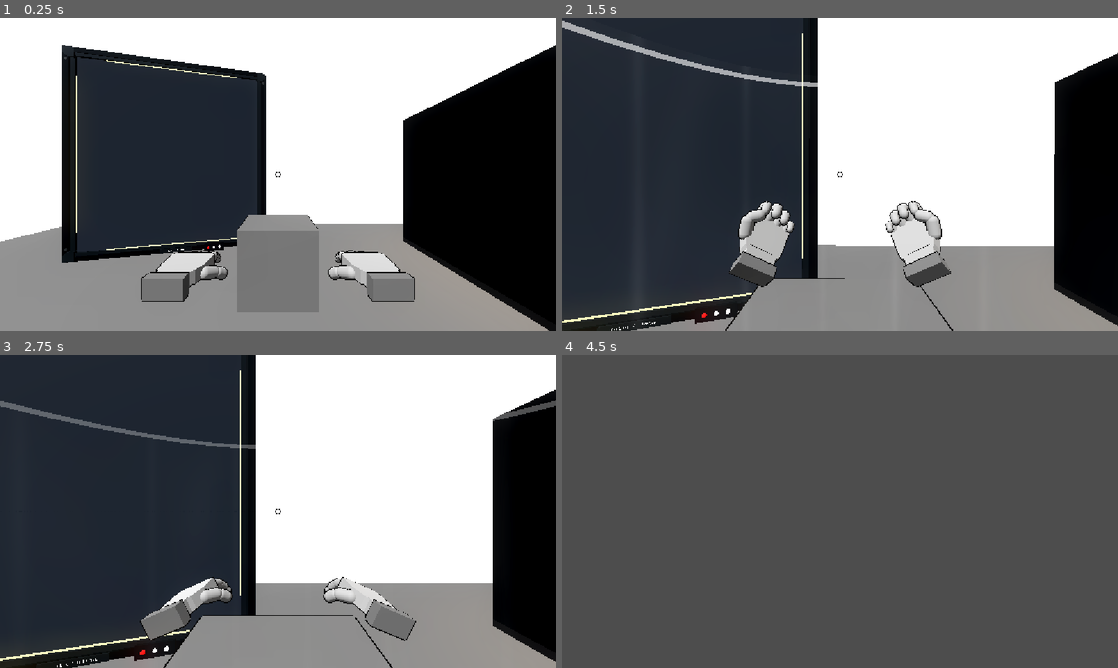
Above: before the commit, frames 1-4 (two rows, left to right).
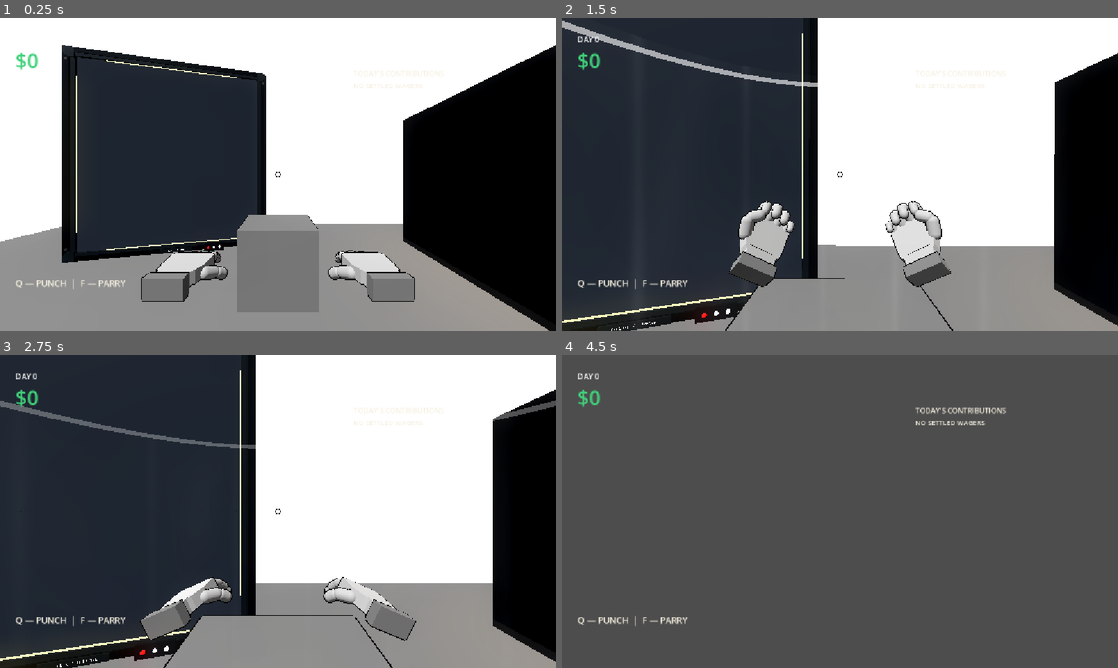
Above: after the commit, the same moments.

Repository: greedisfaust/fowl-play-project
Game: Godot game, scene res://arena/test_arena.tscn
Same seed, same stepped clock (60 frames per second), same inputs: the game is played once before the commit and once after it.
Inputs (mouse positions are in pixels of both pictures, inside the frame that each line leads up to):
- Up to frame 1 (0.25 s): no input
- Up to frame 2 (1.5 s): tap Enter at 0.5 s; move the mouse to (867, 174) at 0.52 s; hold E (interact) 0.53-1.28 s; hold W (move_forward) from 0.53 s (still down); click (867, 174) at 0.67 s; tap Space (jump) at 0.77 s; move the mouse to (812, 174) at 1.27 s; tap F (parry) at 1.35 s
- Up to frame 3 (2.75 s): keep holding W (move_forward); tap Space (jump) at 1.52 s; move the mouse to (289, 505) at 2.02 s; press the mouse at (289, 505) at 2.03 s
- Up to frame 4 (4.5 s): keep holding W (move_forward); move the mouse to (834, 517) at 2.77 s; release the mouse at (834, 517) at 2.78 s; tap Q (punch) at 2.85 s; click (834, 517) at 2.92 s; tap Space (jump) at 3.02, 3.77 s; move the mouse to (878, 514) at 3.52 s; hold Shift (sprint) 3.53-4.28 s; move the mouse to (795, 508) at 4.27 s; tap H at 4.35 s

The runs differ from the first frame. In frame 1, 0.3% of the frame differs, in the area x 2-77%, y 11-87%; in frame 2, 0.4%; in frame 3, 0.4%; in frame 4, 0.7%, in the area x 2-80%, y 5-87%.
Error after the commit: Invalid call. Nonexistent 'int' constructor. (res://ui/hud/casino_hud_controller.gd:255)

Commit message:
fix: match casino HUD paths to authored layout root

Diff:
--- a/fowl-play/ui/hud/casino_hud_controller.gd
+++ b/fowl-play/ui/hud/casino_hud_controller.gd
@@ -10,10 +10,10 @@
 const COLOR_TIMER_URGENT: Color = Color(0.91, 0.34, 0.31, 1.0)
 
 @export_group("Display Nodes")
-@export var day_label_path: NodePath = ^"MarginContainer/TopLeft/WalletStack/DayLabel"
-@export var wallet_label_path: NodePath = ^"MarginContainer/TopLeft/WalletStack/WalletLabel"
-@export var quota_label_path: NodePath = ^"MarginContainer/TopLeft/WalletStack/QuotaLabel"
-@export var timer_label_path: NodePath = ^"MarginContainer/TopCenter/TimerLabel"
+@export var day_label_path: NodePath = ^"MarginContainer/LayoutRoot/TopLeft/WalletStack/DayLabel"
+@export var wallet_label_path: NodePath = ^"MarginContainer/LayoutRoot/TopLeft/WalletStack/WalletLabel"
+@export var quota_label_path: NodePath = ^"MarginContainer/LayoutRoot/TopLeft/WalletStack/QuotaLabel"
+@export var timer_label_path: NodePath = ^"MarginContainer/LayoutRoot/TopCenter/TimerLabel"
 
 @export_group("Terminal Typography")
 @export var terminal_font: Font
